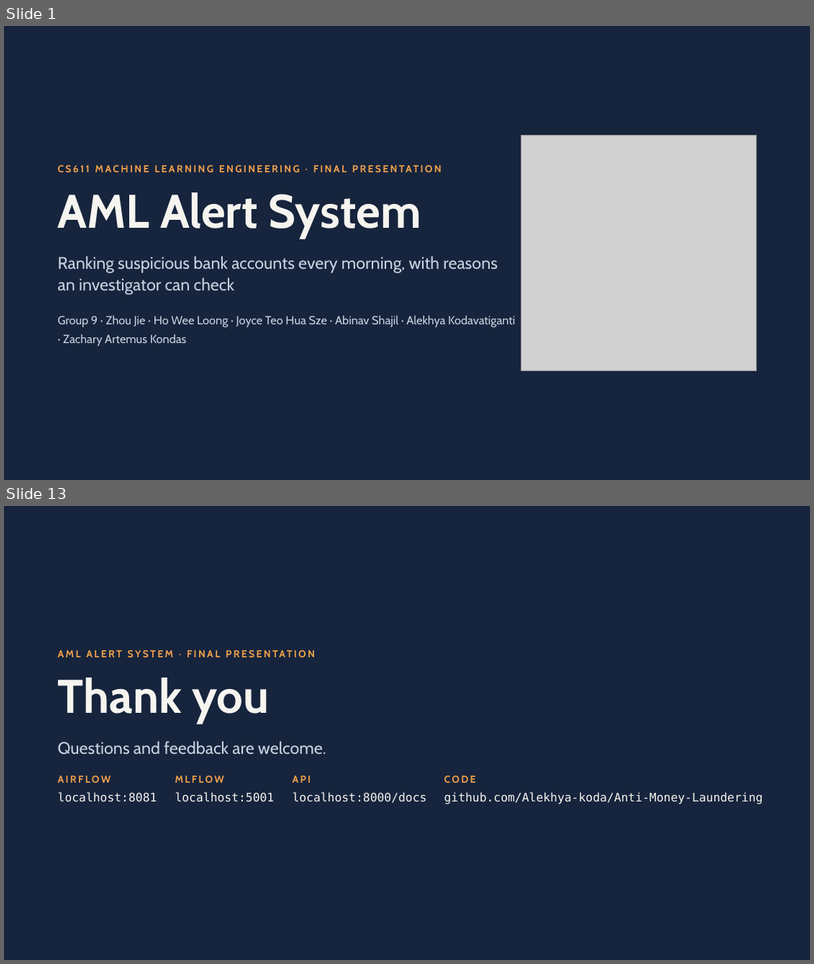
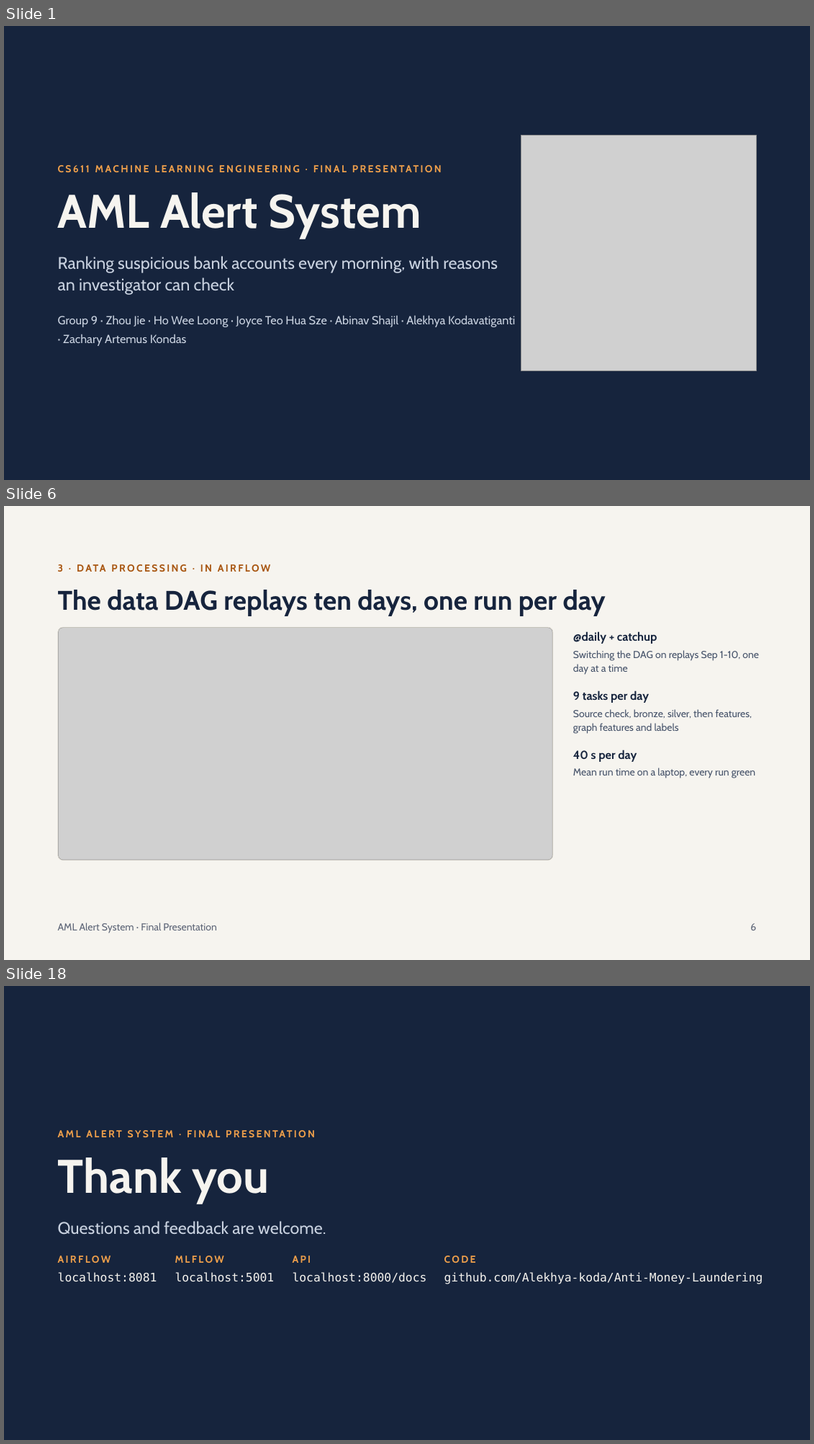
Before and after one commit to Alekhya-koda/Anti-Money-Laundering, a slide deck: reports/AML Alert System Final Presentation.pptx. Shown one above the other, each under a label of ours: slides 1 and 13 before the commit, slides 1, 6 and 18 after it; the slides between them are not shown. The pictures are 814x964 and 814x1444 pixels, drawn with LibreOffice and Linux fonts; fonts in the diff are those of the drawing; grey boxes stand for pictures. Boxes give left, top, right and bottom in pixels: in the first picture for what was removed or moved away, otherwise in the second. Text is boxed around its words. In the diff, an @@ line names an element or a change of style, - is before the commit and + after.

```diff
--- a/reports/AML Alert System Final Presentation.pptx
+++ b/reports/AML Alert System Final Presentation.pptx
@@ slide 6 added at <box>4,506,810,960</box>, background #F6F4EF @@
@@ text added at <box>58,564,158,610</box>, 12 pt, text #A8550F, bold @@
+3 · DATA PROCESSING · IN AIRFLOW
@@ title added at <box>58,590,606,615</box>, 32 pt, text #16243D, bold @@
+The data DAG replays ten days, one run per day
@@ rounded rectangle added at <box>58,627,553,860</box>, fill #FFFFFF @@
@@ rounded rectangle added at <box>58,627,553,860</box>, outline #E3DFD4 0.5 pt @@
@@ picture added at <box>59,628,553,860</box> @@
@@ text added at <box>574,631,658,644</box>, 14 pt, text #16243D, bold @@
+@daily + catchup
@@ text added at <box>574,650,759,674</box>, 12 pt, text #46536A @@
+Switching the DAG on replays Sep 1-10, one day at a time
@@ text added at <box>574,690,649,703</box>, 14 pt, text #16243D, bold @@
+9 tasks per day
@@ text added at <box>574,709,753,734</box>, 12 pt, text #46536A @@
+Source check, bronze, silver, then features, graph features and labels
@@ text added at <box>574,749,637,762</box>, 14 pt, text #16243D, bold @@
+40 s per day
@@ text added at <box>574,767,756,778</box>, 12 pt, text #46536A @@
+Mean run time on a laptop, every run green
@@ text added at <box>58,922,216,933</box>, 12 pt, text #5D6577 @@
+AML Alert System · Final Presentation
@@ text added at <box>751,923,756,930</box>, 12 pt, text #5D6577 @@
+6
@@ what was slide 13 is now slide 18 @@
```
Also in this commit, not shown: 11 slides changed, 4 other slides added, 5 other files.
